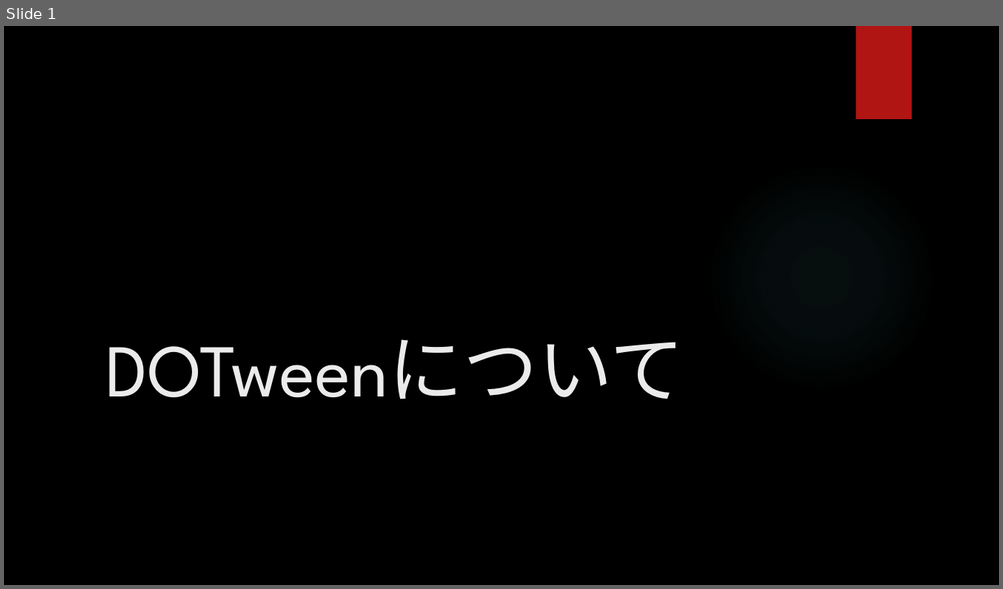
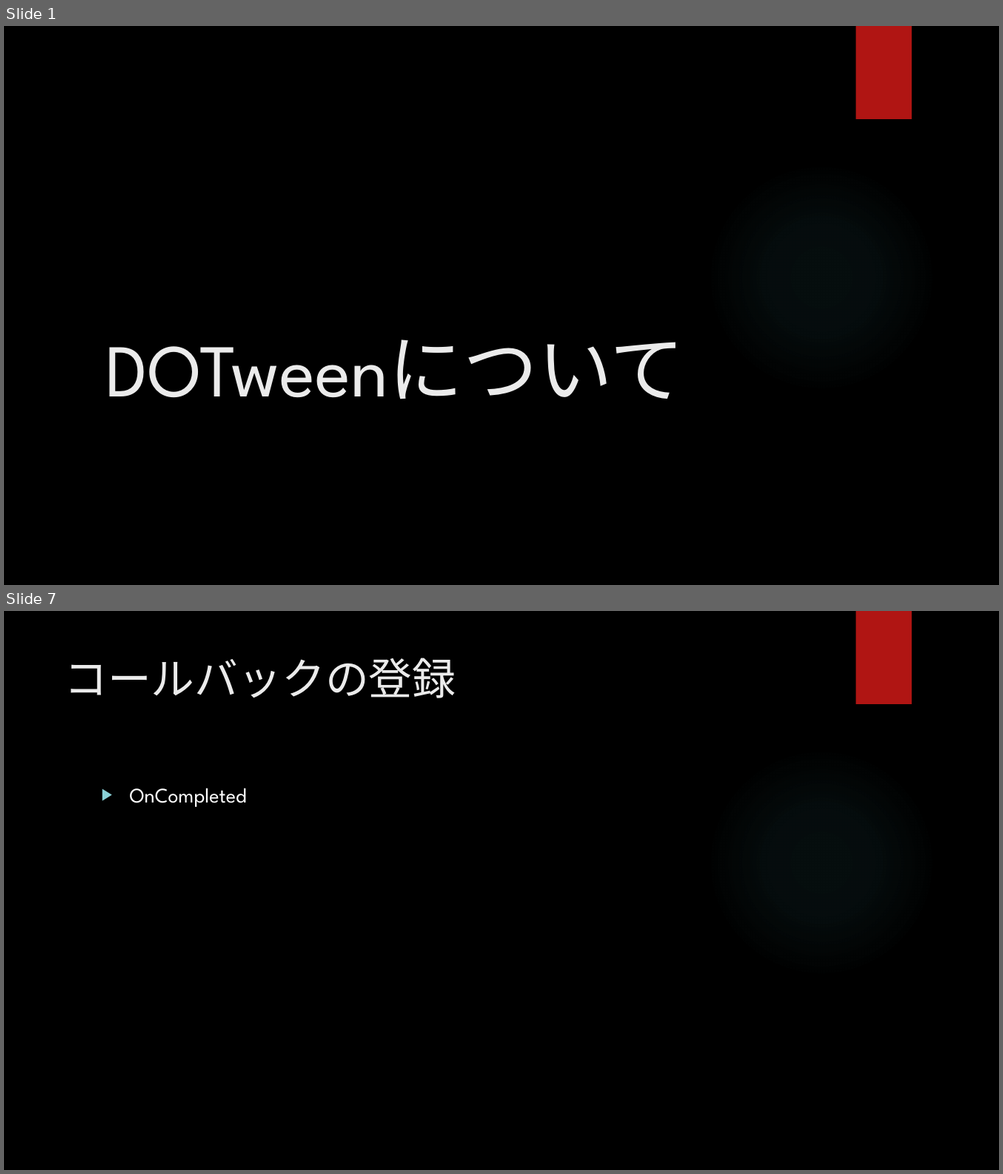
Before and after one commit to hopesnow/Study, a slide deck: RHStudy/Documents/プレゼンテーション1.pptx. Shown one above the other, each under a label of ours: slide 1 before the commit, slides 1 and 7 after it; the slides between them are not shown. The pictures are 1003x589 and 1003x1174 pixels, drawn with LibreOffice and Linux fonts; fonts in the diff are those of the drawing; background and template pictures are left out. Boxes give left, top, right and bottom in pixels: in the first picture for what was removed or moved away, otherwise in the second. Text is boxed around its words. In the diff, an @@ line names an element or a change of style, - is before the commit and + after.

```diff
--- a/RHStudy/Documents/プレゼンテーション1.pptx
+++ b/RHStudy/Documents/プレゼンテーション1.pptx
@@ slide 7 added at bbox=[4, 611, 999, 1170], background picture (left out); not listed: 2 template elements that a slide beside it also shows @@
@@ title added at bbox=[64, 658, 455, 698], 42 pt, text #EBEBEB @@
+コールバックの登録
@@ text added at bbox=[130, 788, 247, 807], 20 pt, text #FFFFFF @@
+▶ OnCompleted
```
Also in this commit, not shown: 9 other slides added, 2 other files.
